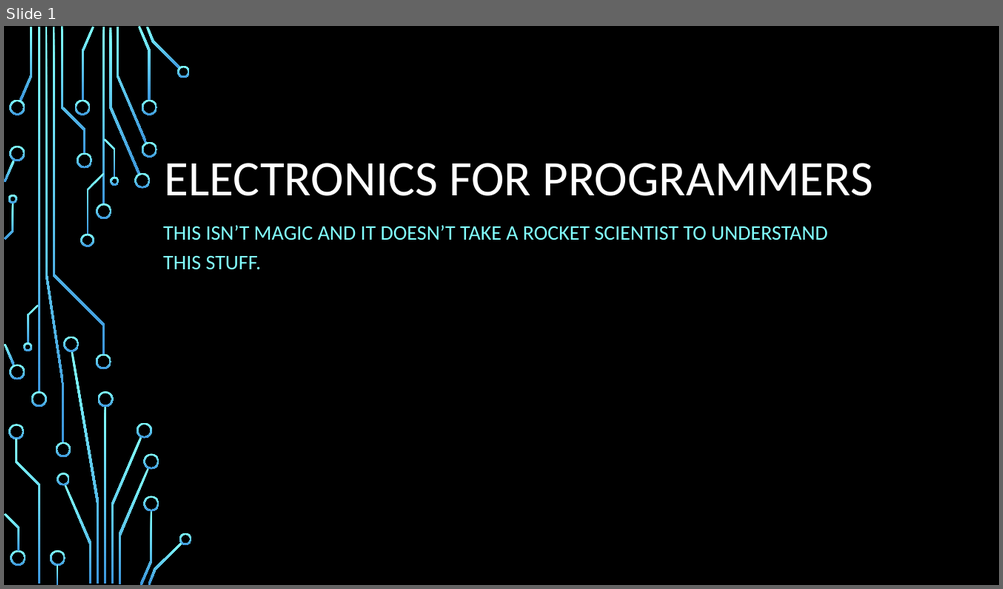
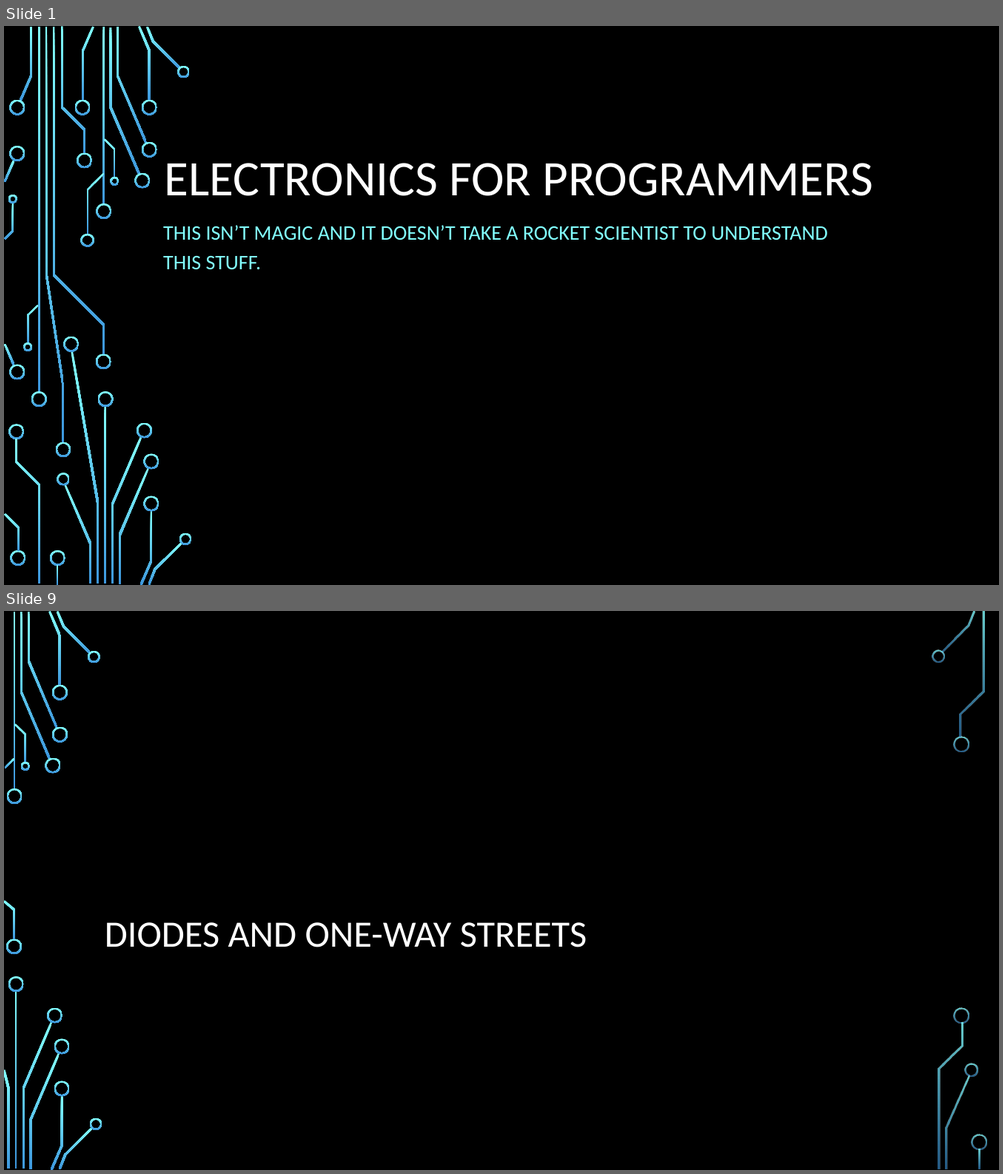
Before and after one commit to pulcher/electronics-for-programmers, a slide deck: e4p-presentation.pptx. Shown one above the other, each under a label of ours: slide 1 before the commit, slides 1 and 9 after it; the slides between them are not shown. The pictures are 1003x589 and 1003x1174 pixels, drawn with LibreOffice and Linux fonts; fonts in the diff are those of the drawing; background and template pictures are left out. Boxes give left, top, right and bottom in pixels: in the first picture for what was removed or moved away, otherwise in the second. Text is boxed around its words. In the diff, an @@ line names an element or a change of style, - is before the commit and + after.

```diff
--- a/e4p-presentation.pptx
+++ b/e4p-presentation.pptx
@@ slide 9 added at (x1=4, y1=611, x2=999, y2=1170), background picture (left out) @@
@@ title added at (x1=105, y1=923, x2=586, y2=948), 36 pt, text #FFFFFF @@
+DIODES AND ONE-WAY STREETS
@@ group added at (x1=4, y1=611, x2=987, y2=1170): 33 freeform shapes, 3 rectangles @@
```
Also in this commit, not shown: 1 slide changed, 11 other slides added, 1 slide removed, 1 other file.
